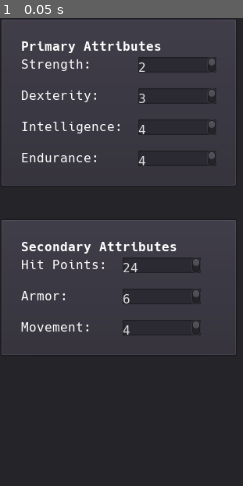
Above: before the commit, frame 1.
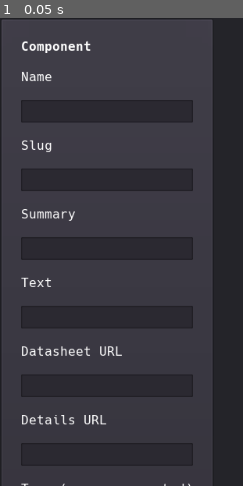
Above: after the commit, the same moment.

Repository: duckinator/ui-builder
Game: Godot game, scene res://UIBuilder.tscn
Same seed, same stepped clock (60 frames per second), same inputs: the game is played once before the commit and once after it.
Inputs:
- Up to frame 1 (0.05 s): no input

The runs differ from the first frame. In frame 1, 17% of the frame differs, in the area x 0-98%, y 0-100%.

Commit message:
completely redid the fuckin' thing

Diff:
--- a/src/UIBuilder.gd
+++ b/src/UIBuilder.gd
@@ -16,63 +16,43 @@
 	]]]]
 ]
 
-const FUNC_MAP = {
-	"grid": "add_grid",
-	"input": "add_input",
-	"label": "add_label",
-	"section": "add_section",
-}
+const PARTS_HORSE_APP = ["Application", {}, [
+	["ScrollContainer", {}, [
+		["VBoxContainer", {}, [
+			["Section", {"title_text": "Component"}, [
+				["LabeledTextEdit", {"name": "name",      "label_text": "Name"}],
+				["LabeledTextEdit", {"name": "slug",      "label_text": "Slug"}],
+				["LabeledTextEdit", {"name": "summary",   "label_text": "Summary"}],
+				["LabeledTextEdit", {"name": "details",   "label_text": "Text"}],
+				["LabeledTextEdit", {"name": "datasheet", "label_text": "Datasheet URL"}],
+				["LabeledTextEdit", {"name": "details",   "label_text": "Details URL"}],
+				# Package Style
+				# Number of Pins
+				["LabeledTextEdit", {"name": "tags",      "label_text": "Tags (comma separated)"}],
+			]]
+		]]
+	]]
+]]
 
 func _ready():
-	build(HSD_APP)
+	add_child(build(PARTS_HORSE_APP))
 
-func build(items):
-	for item in items:
-		add($Container, item)
+func build(item: Array):
+	if len(item) == 1:
+		return _build(item[0])
+	elif len(item) == 2:
+		return _build(item[0], item[1])
+	else:
+		return _build(item[0], item[1], item[2])
 
-func add(parent, item):
-	var fn = funcref(self, FUNC_MAP[item[0]])
-	fn.call_func(parent, item[1], item[2])
+func _build(control_type: String, attrs: Dictionary = {}, children: Array = []):
+	var control = load("res://controls/" + control_type + ".tscn").instance()
 
-func add_section(parent, title_text, items):
-	var section = load("res://Section.tscn").instance()
-	parent.add_child(section)
-	var vbox = section.get_node('MarginContainer/VBoxContainer')
-	var title = vbox.get_node('Title')
-	section.anchor_right = ANCHOR_END
-	section.anchor_bottom = ANCHOR_END
+	for attr in attrs:
+		control[attr] = attrs[attr]
 
-	title.text = title_text
+	for child in children:
+		print("control = ", control.name, ", child =", child)
+		control.add_child(build(child))
 
-	for idx in range(0, len(items)):
-		add(vbox, items[idx])
-
-func add_grid(parent, attrs, items):
-	var grid = GridContainer.new()
-	parent.add_child(grid)
-	grid.anchor_right = ANCHOR_END
-	grid.anchor_bottom = ANCHOR_END
-
-	if "columns" in attrs:
-		grid.columns = attrs["columns"]
-
-	for idx in range(0, len(items)):
-		if items[idx] == null:
-			items[idx] = ["label", {}, ""]
-		add(grid, items[idx])
-
-func add_label(parent, attrs, text):
-	var label = Label.new()
-	label.text = text
-	parent.add_child(label)
-
-func add_input(parent, attrs, value):
-	var input = TextEdit.new()
-	input.text = value
-	input.name = attrs["id"]
-	input.rect_min_size = Vector2(100, 20)
-	parent.add_child(input)
-
-func add_table(parent, attrs, rows):
-	#add_grid(parent, attrs, items)
-	pass
+	return control
--- a/src/UIBuilder.tscn
+++ b/src/UIBuilder.tscn
@@ -2,34 +2,38 @@
 
 [ext_resource path="res://UIBuilder.gd" type="Script" id=1]
 
-[sub_resource type="DynamicFontData" id=2]
+[sub_resource type="DynamicFontData" id=1]
 font_path = "res://fonts/Hack-Regular.ttf"
 
-[sub_resource type="DynamicFont" id=3]
-font_data = SubResource( 2 )
+[sub_resource type="DynamicFont" id=2]
+font_data = SubResource( 1 )
 
-[sub_resource type="Theme" id=1]
-default_font = SubResource( 3 )
+[sub_resource type="Theme" id=3]
+default_font = SubResource( 2 )
 GridContainer/constants/hseparation = 20
 GridContainer/constants/vseparation = 20
 Panel/styles/panel = null
+VBoxContainer/constants/separation = 20
 
 [node name="UIBuilder" type="Control"]
 anchor_right = 1.0
 anchor_bottom = 1.0
-theme = SubResource( 1 )
+theme = SubResource( 3 )
 script = ExtResource( 1 )
 __meta__ = {
 "_edit_use_anchors_": false
 }
 
 [node name="Panel" type="Panel" parent="."]
+visible = false
 anchor_right = 1.0
 anchor_bottom = 1.0
+__meta__ = {
+"_edit_use_anchors_": false
+}
 
 [node name="Container" type="VBoxContainer" parent="."]
-margin_right = 40.0
-margin_bottom = 40.0
+visible = false
 custom_constants/separation = 40
 __meta__ = {
 "_edit_use_anchors_": false
--- /dev/null
+++ b/src/controls/Application.gd
@@ -0,0 +1,4 @@
+extends Control
+
+func add_child(child: Node, legible_unique_name: bool = false):
+	$Panel.add_child(child, legible_unique_name)
--- /dev/null
+++ b/src/controls/Application.tscn
@@ -0,0 +1,20 @@
+[gd_scene load_steps=2 format=2]
+
+[ext_resource path="res://controls/Application.gd" type="Script" id=1]
+
+[node name="Application" type="Control"]
+anchor_right = 1.0
+anchor_bottom = 1.0
+script = ExtResource( 1 )
+__meta__ = {
+"_edit_use_anchors_": false
+}
+
+[node name="Panel" type="Panel" parent="."]
+anchor_right = 1.0
+anchor_bottom = 1.0
+margin_right = 40.0
+margin_bottom = 40.0
+__meta__ = {
+"_edit_use_anchors_": false
+}
--- /dev/null
+++ b/src/controls/LabeledTextEdit.gd
@@ -0,0 +1,16 @@
+extends VBoxContainer
+
+export var label_text = "" setget _set_label_text, _get_label_text
+export var text = "" setget _set_text, _get_text
+
+func _set_label_text(value):
+	$Label.text = value
+
+func _get_label_text():
+	return $Label.text
+
+func _set_text(value):
+	$LineEdit.text = value
+
+func _get_text():
+	return $LineEdit.text
--- /dev/null
+++ b/src/controls/LabeledTextEdit.tscn
@@ -0,0 +1,22 @@
+[gd_scene load_steps=2 format=2]
+
+[ext_resource path="res://controls/LabeledTextEdit.gd" type="Script" id=1]
+
+[node name="LabeledTextEdit" type="VBoxContainer"]
+anchor_right = 1.0
+anchor_bottom = 1.0
+script = ExtResource( 1 )
+
+[node name="Label" type="Label" parent="."]
+margin_right = 1024.0
+margin_bottom = 14.0
+__meta__ = {
+"_edit_use_anchors_": false
+}
+
+[node name="LineEdit" type="LineEdit" parent="."]
+margin_top = 18.0
+margin_right = 1024.0
+margin_bottom = 42.0
+caret_blink = true
+caret_blink_speed = 0.5
--- /dev/null
+++ b/src/controls/ScrollContainer.tscn
@@ -0,0 +1,5 @@
+[gd_scene format=2]
+
+[node name="ScrollContainer" type="ScrollContainer"]
+anchor_right = 1.0
+anchor_bottom = 1.0
--- /dev/null
+++ b/src/controls/Section.gd
@@ -0,0 +1,19 @@
+extends PanelContainer
+
+export var title_text = "" setget _set_title_text, _get_title_text
+
+func _ready():
+	anchor_right = ANCHOR_END
+	anchor_bottom = ANCHOR_END
+
+func _set_title_text(value):
+	$MarginContainer/VBoxContainer/Title.text = value
+
+func _get_title_text():
+	return $MarginContainer/VBoxContainer/Title.text
+
+func add_item(child):
+	$MarginContainer/VBoxContainer.add_child(child)
+
+func add_child(child: Node, legible_unique_name: bool = false):
+	$MarginContainer/VBoxContainer.add_child(child, legible_unique_name)
--- a/src/Section.tscn
+++ b/src/controls/Section.tscn
@@ -1,4 +1,6 @@
-[gd_scene load_steps=3 format=2]
+[gd_scene load_steps=4 format=2]
+
+[ext_resource path="res://controls/Section.gd" type="Script" id=1]
 
 [sub_resource type="DynamicFontData" id=1]
 font_path = "res://fonts/Hack-Bold.ttf"
@@ -8,6 +10,7 @@
 
 [node name="Section" type="PanelContainer"]
 anchor_bottom = 1.0
+script = ExtResource( 1 )
 __meta__ = {
 "_edit_use_anchors_": false
 }
@@ -29,5 +32,5 @@
 margin_bottom = 566.0
 
 [node name="Title" type="Label" parent="MarginContainer/VBoxContainer"]
-margin_bottom = 2.0
+margin_bottom = 19.0
 custom_fonts/font = SubResource( 2 )
--- /dev/null
+++ b/src/controls/VBoxContainer.tscn
@@ -0,0 +1,5 @@
+[gd_scene format=2]
+
+[node name="VBoxContainer" type="VBoxContainer"]
+anchor_right = 1.0
+anchor_bottom = 1.0
